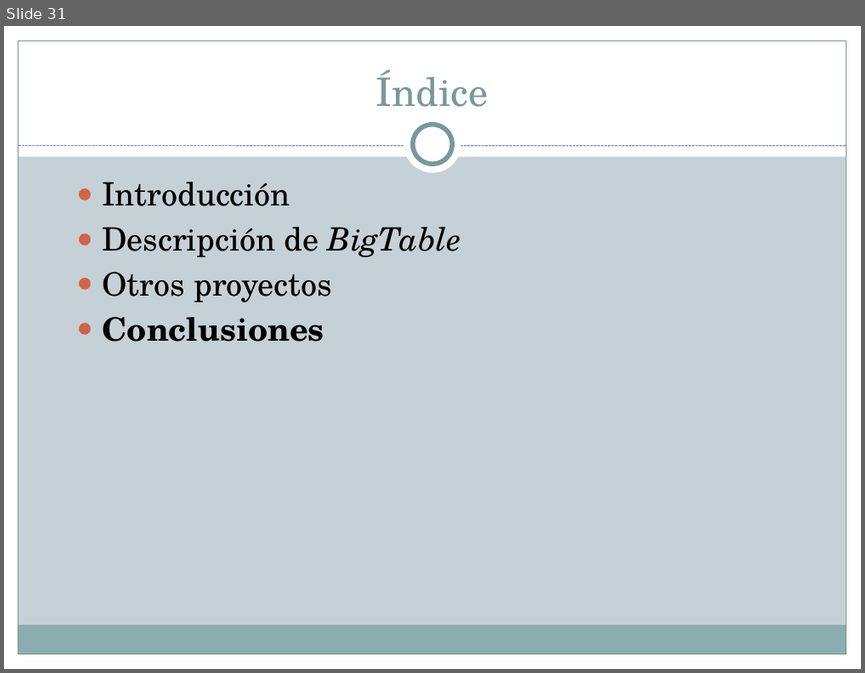
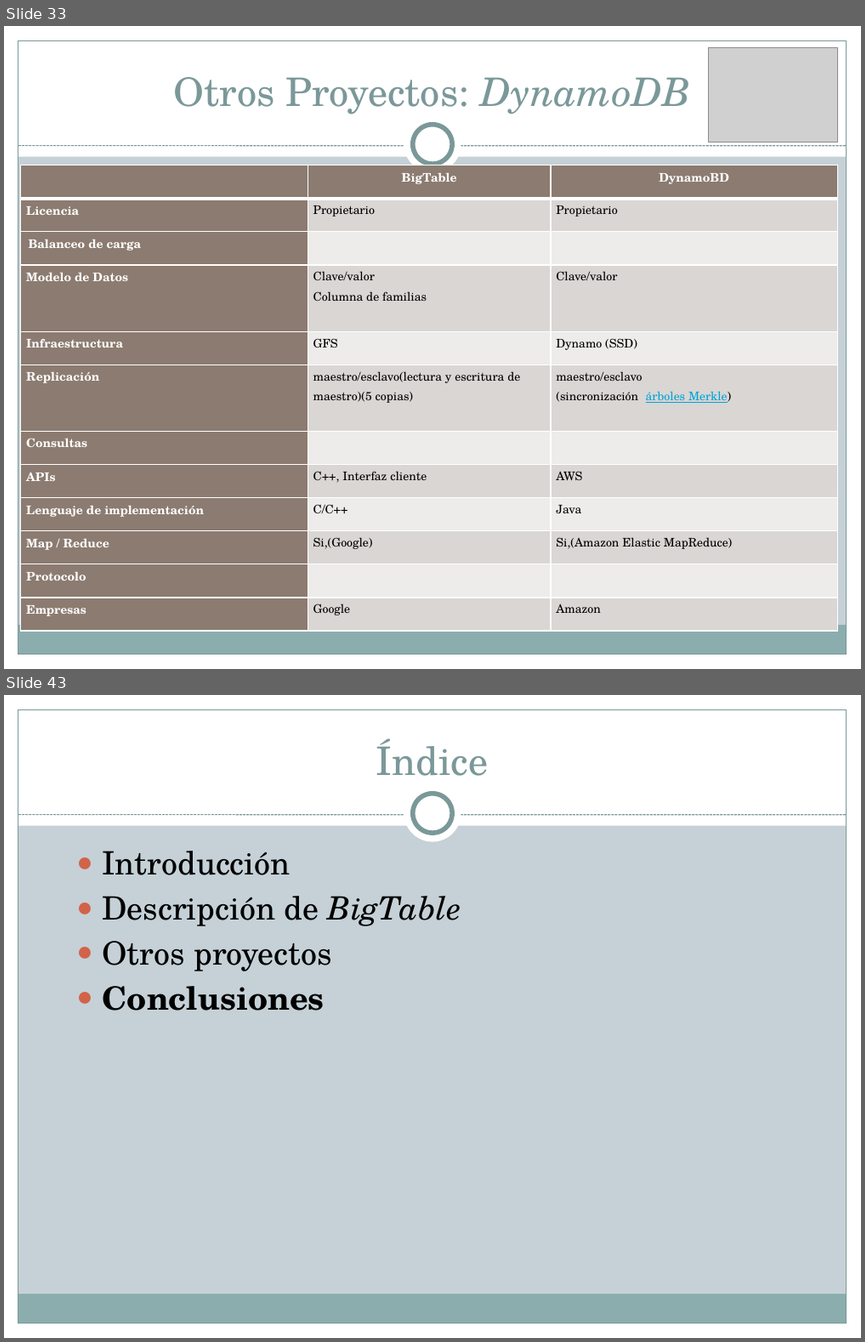
Before and after one commit to Transistores-de-silicio/Trabajo-MABD, a slide deck: BigTable - copia para Carlitos.pptx. Shown one above the other, each under a label of ours: slide 31 before the commit, slides 33 and 43 after it; the slides between them are not shown. The pictures are 865x673 and 865x1342 pixels, drawn with LibreOffice and Linux fonts; fonts in the diff are those of the drawing; grey boxes stand for pictures. Boxes give left, top, right and bottom in pixels: in the first picture for what was removed or moved away, otherwise in the second. Text is boxed around its words. In the diff, an @@ line names an element or a change of style, - is before the commit and + after.

```diff
--- a/BigTable - copia para Carlitos.pptx
+++ b/BigTable - copia para Carlitos.pptx
@@ slide 33 added at <box>4,26,861,669</box>, background #C5D1D7; not listed: 9 template elements that a slide beside it also shows @@
@@ picture added at <box>709,47,837,142</box> @@
@@ title added at <box>174,77,690,114</box>, 33 pt, text #7C999A @@
+Otros Proyectos: DynamoDB
@@ table added at <box>21,165,838,630</box>, 12 rows, 3 columns @@
+ | BigTable | DynamoBD
+Licencia | Propietario | Propietario
+Balanceo de carga |  | 
+Modelo de Datos | Clave/valor / Columna de familias | Clave/valor
+Infraestructura | GFS | Dynamo (SSD)
+Replicación | maestro/esclavo(lectura y escritura de maestro)(5 copias) | maestro/esclavo / (sincronización árboles Merkle)
+Consultas |  | 
+APIs | C++, Interfaz cliente | AWS
+Lenguaje de implementación | C/C++ | Java
+Map / Reduce | Si,(Google) | Si,(Amazon Elastic MapReduce)
+Protocolo |  | 
+Empresas | Google | Amazon
@@ what was slide 31 is now slide 43 @@
```
Also in this commit, not shown: 13 slides changed, 11 other slides added, 1 other file.
